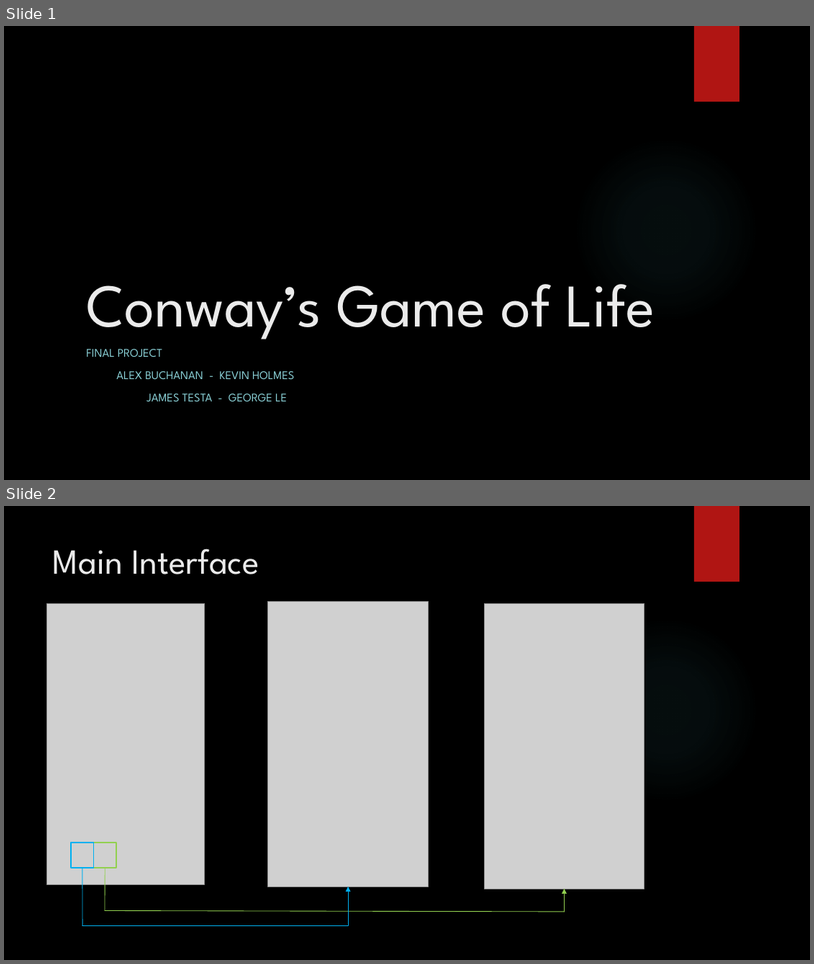
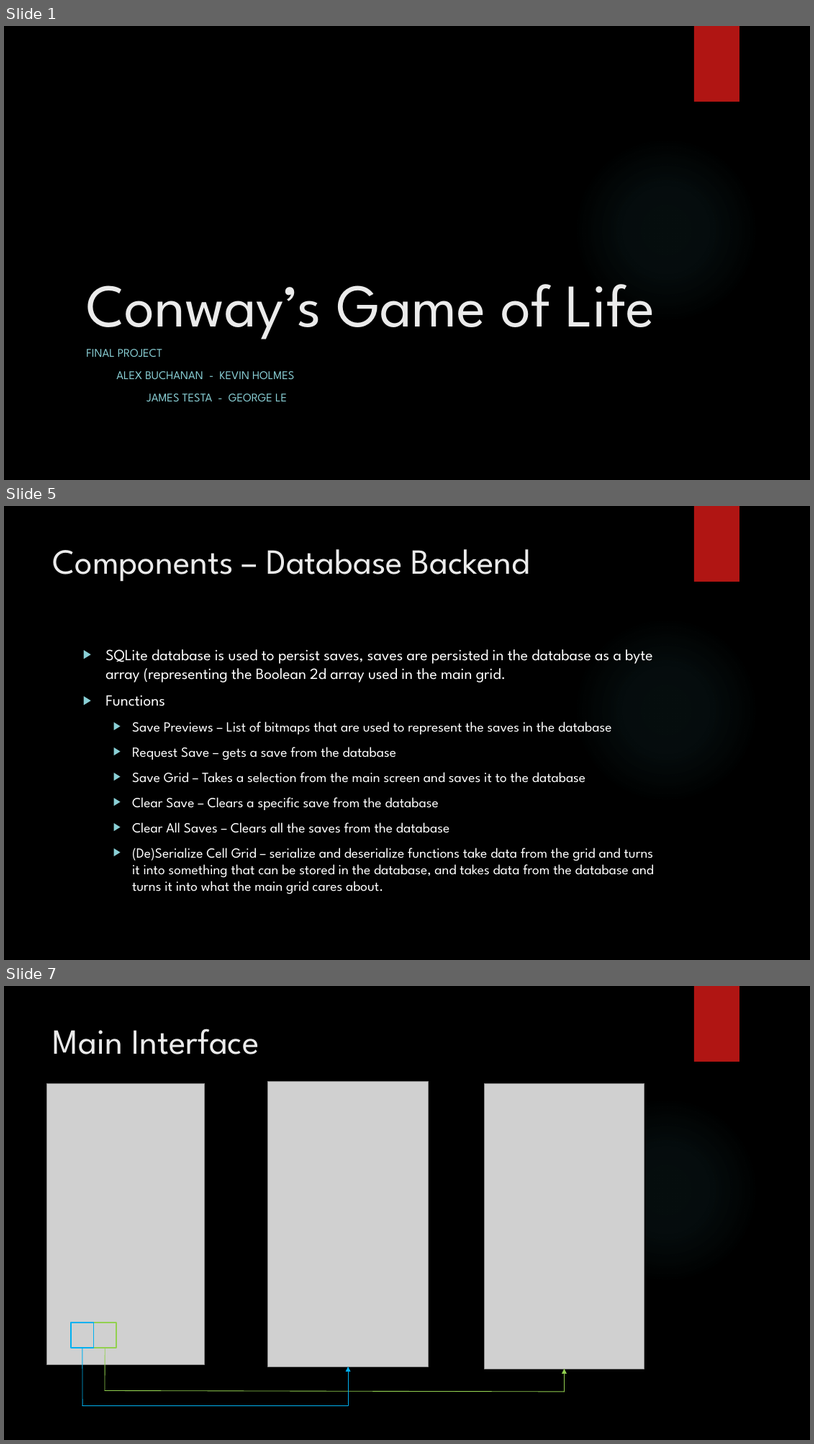
Before and after one commit to Kevoot/GameOfLifeAndroid, a slide deck: progress/week5/Final_Presentation.pptx. Shown one above the other, each under a label of ours: slides 1 and 2 before the commit, slides 1, 5 and 7 after it; the slides between them are not shown. The pictures are 814x964 and 814x1444 pixels, drawn with LibreOffice and Linux fonts; fonts in the diff are those of the drawing; grey boxes stand for pictures; background and template pictures are left out. Boxes give left, top, right and bottom in pixels: in the first picture for what was removed or moved away, otherwise in the second. Text is boxed around its words. In the diff, an @@ line names an element or a change of style, - is before the commit and + after.

```diff
--- a/progress/week5/Final_Presentation.pptx
+++ b/progress/week5/Final_Presentation.pptx
@@ slide 5 added at (4, 506, 810, 960), background picture (left out); not listed: 2 template elements that a slide beside it also shows @@
@@ title added at (53, 549, 530, 582), 42 pt, text #EBEBEB @@
+Components – Database Backend
@@ text added at (106, 649, 654, 894), 16.6 pt, text #FFFFFF @@
+▶ SQLite database is used to persist saves, saves are persisted in the database as a byte array (representing the Boolean 2d array used in the main grid.
+▶ Functions
+  ▶ Save Previews – List of bitmaps that are used to represent the saves in the database
+  ▶ Request Save – gets a save from the database
+  ▶ Save Grid – Takes a selection from the main screen and saves it to the database
+  ▶ Clear Save – Clears a specific save from the database
+  ▶ Clear All Saves – Clears all the saves from the database
+  ▶ (De)Serialize Cell Grid – serialize and deserialize functions take data from the grid and turns it into something that can be stored in the database, and takes data from the database and turns it into what the main grid cares about.
@@ what was slide 2 is now slide 7 @@
```
Also in this commit, not shown: 4 other slides added.
